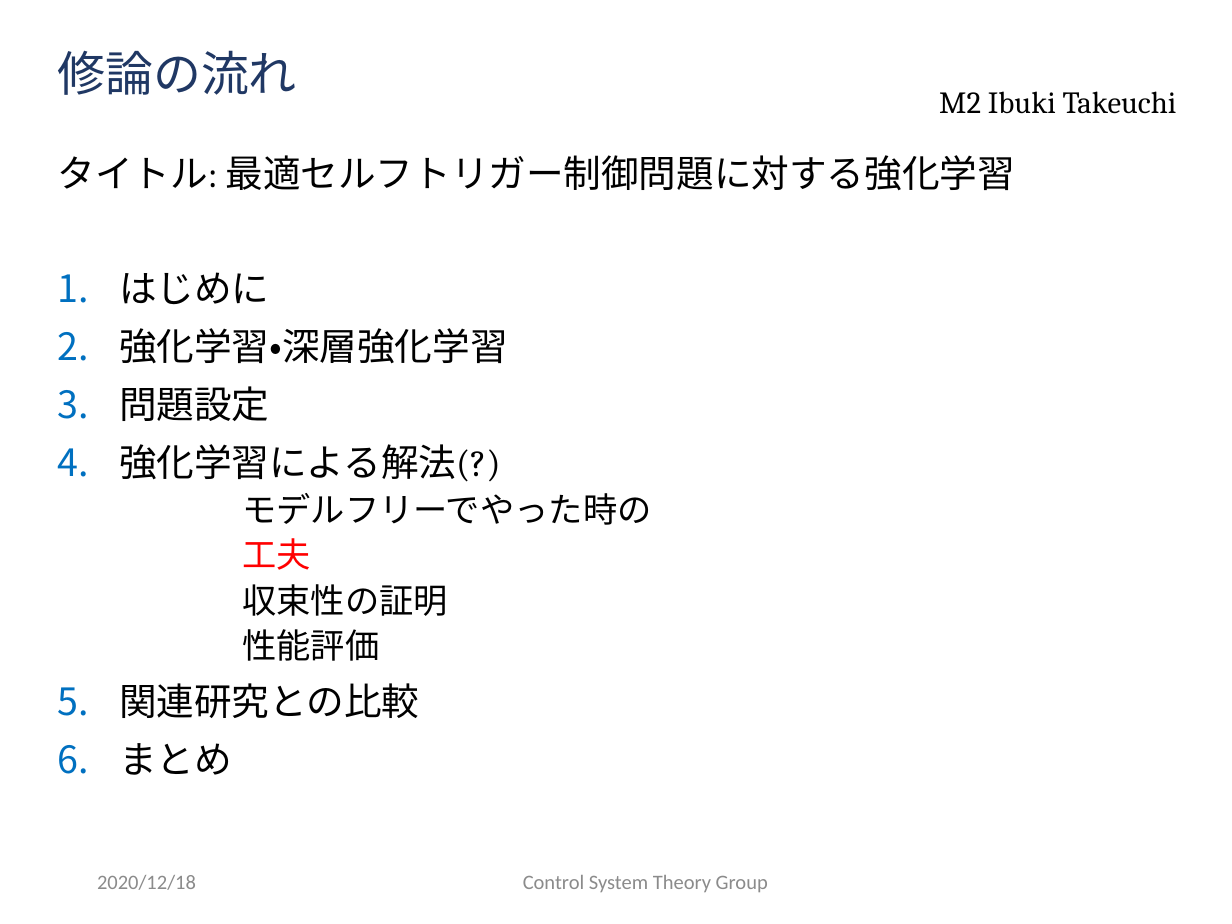
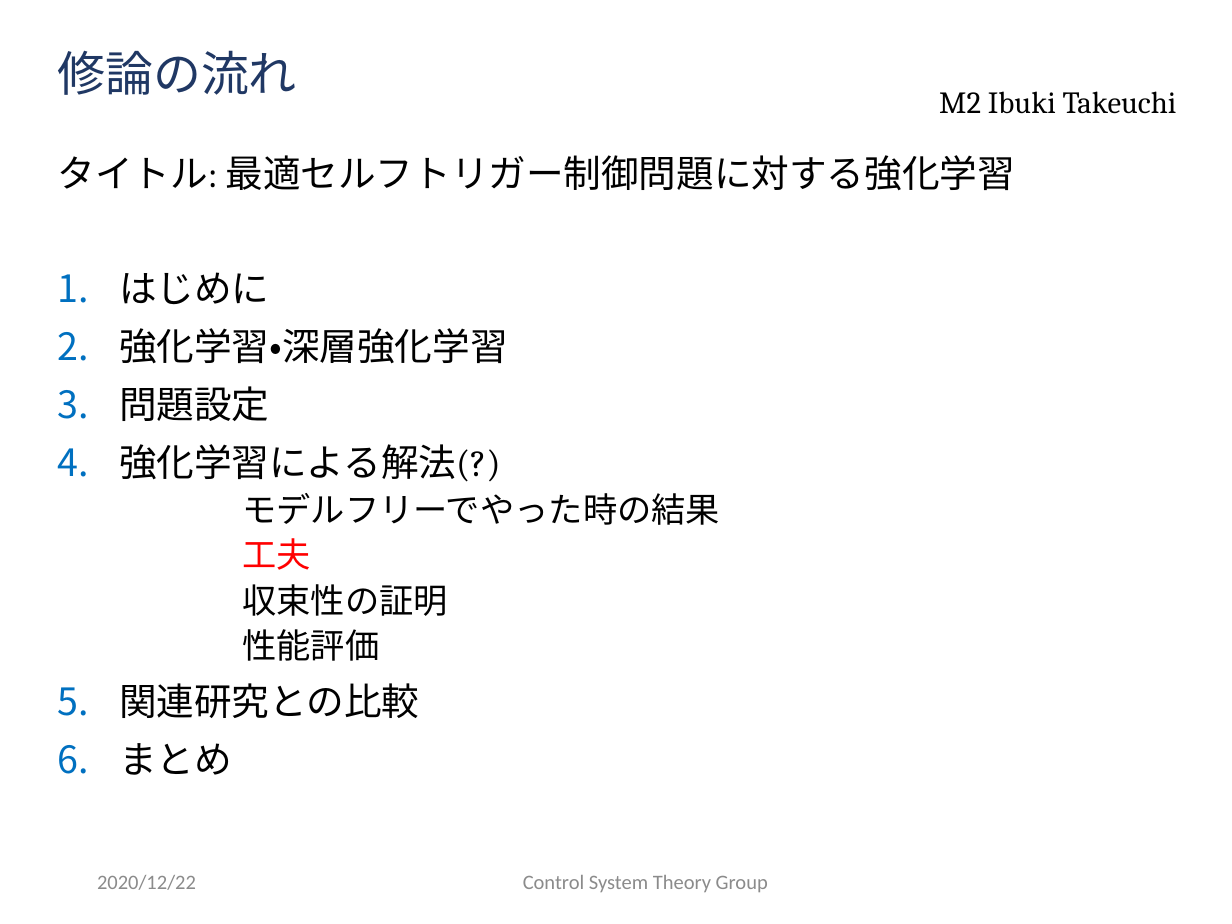
Before and after one commit to ibuki1024/weekly_report, a slide deck: slide 4 of report.pptx (slide 10 before the commit). Drawn at 1232x924 pixels with LibreOffice and Linux fonts; fonts in the diff are those of the drawing; background and template pictures are left out. Boxes give left, top, right and bottom in pixels: in the first picture for what was removed or moved away, otherwise in the second. Text is boxed around its words. In the diff, an @@ line names an element or a change of style, - is before the commit and + after.

Commit message:
1222

```diff
--- a/report.pptx
+++ b/report.pptx
@@ text at bbox=[242, 493, 720, 525]: text changed @@
-  モデルフリーでやった時の
+  モデルフリーでやった時の結果
@@ text at bbox=[97, 875, 196, 890]: text changed @@
-2020/12/18
+2020/12/22
```
Also in this commit, not shown: 4 other slides changed, 6 slides removed.
